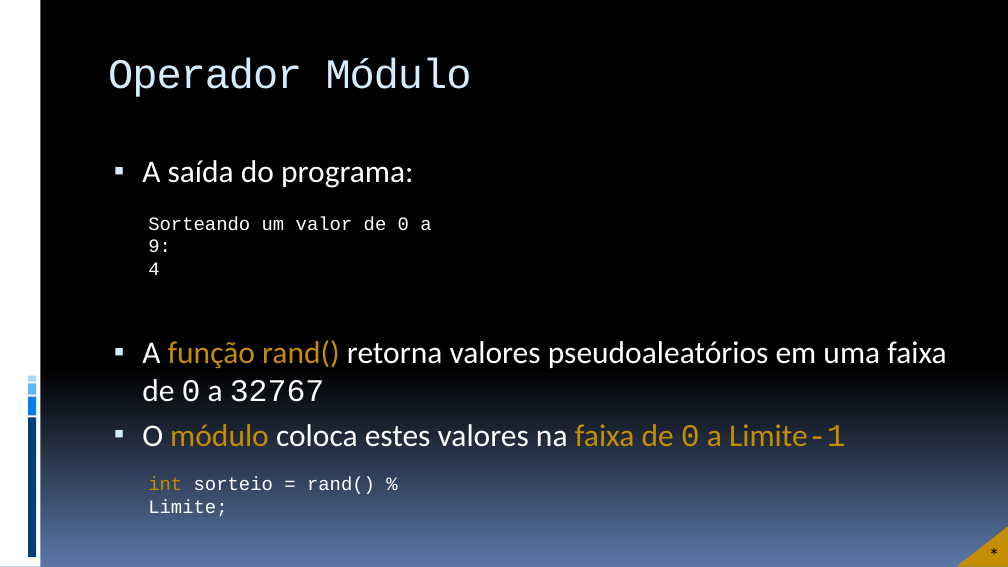
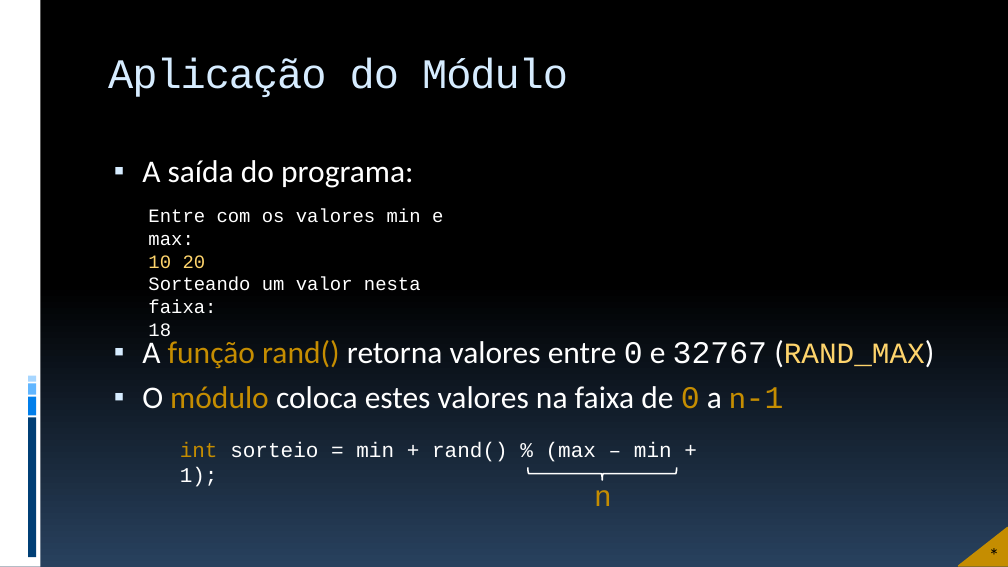
Before and after one commit to JudsonSS/ProgComp, a slide deck: slide 19 of Slides/09. Operadores Aritméticos.pptx (slide 18 before the commit). Drawn at 1008x567 pixels with LibreOffice and Linux fonts; fonts in the diff are those of the drawing. Boxes give left, top, right and bottom in pixels: in the first picture for what was removed or moved away, otherwise in the second. Text is boxed around its words. In the diff, an @@ line names an element or a change of style, - is before the commit and + after.

```diff
--- a/Slides/09. Operadores Aritméticos.pptx
+++ b/Slides/09. Operadores Aritméticos.pptx
@@ background gradient #000000 to #5B77A8 to gradient #000000 to #28415E @@
@@ title at (108, 57, 568, 97): text changed @@
-Operador Módulo
+Aplicação do Módulo
@@ text at (148, 209, 443, 336): text changed @@
-Sorteando um valor de 0 a 9:
-4
+Entre com os valores min e max:
+10 20
+Sorteando um valor nesta faixa:
+18
@@ text at (142, 340, 925, 409): text changed @@
-▪ A função rand() retorna valores pseudoaleatórios em uma faixa de 0 a 32767
-▪ O módulo coloca estes valores na faixa de 0 a Limite-1
+▪ A função rand() retorna valores entre 0 e 32767 (RAND_MAX)
+▪ O módulo coloca estes valores na faixa de 0 a n-1
@@ text at (180, 442, 672, 487): text changed; size 18 to 20 pt @@
-int sorteio = rand() % Limite;
+int sorteio = min + rand() % (max – min + 1);
@@ right brace added at (528, 467, 677, 480), outline #FFFFFF 1.5 pt @@
@@ text added at (594, 490, 612, 506), 28 pt, text #C58D01 @@
+n
```
Also in this commit, not shown: 34 other slides changed, 1 slide added, 9 other files.
